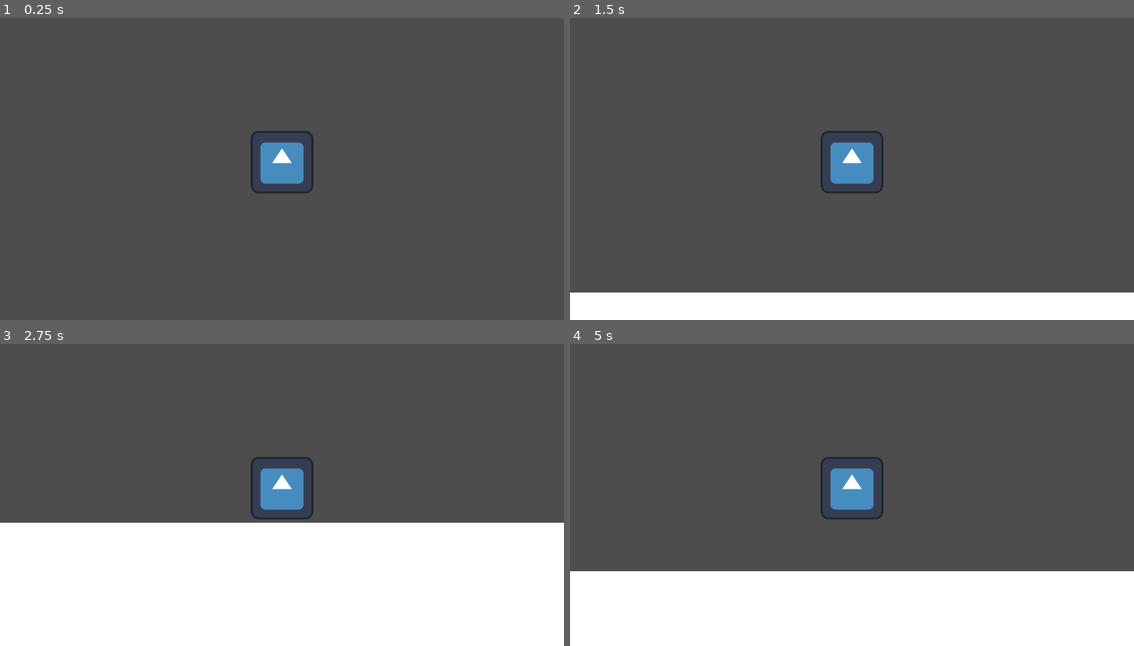
Above: before the commit, frames 1-4 (two rows, left to right).
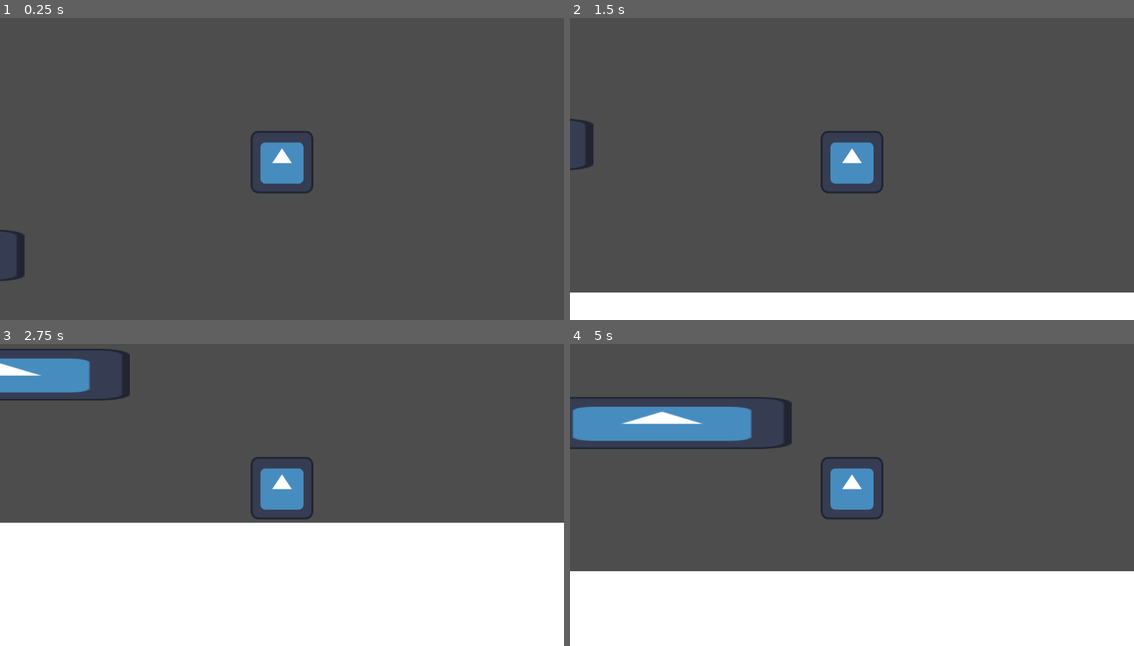
Above: after the commit, the same moments.

Repository: Geofoods/hungry-shark-evolution
Game: Godot game, scene res://scenes/level.tscn
Two runs of this game, one before a commit and one after it. Both use one fixed random seed, a clock stepped at 60 frames per second and the inputs below. The engine's default icon, where the game draws it, is replaced by a stand-in: a white triangle on a blue panel in a dark square.
Inputs:
- Up to frame 1 (0.25 s): no input
- Up to frame 2 (1.5 s): hold D (move_right) from 0.53 s (still down); tap W (jump) at 0.77 s
- Up to frame 3 (2.75 s): tap W (jump) at 1.52 s; release D (move_right) at 2.03 s; hold A (move_left) from 2.03 s (still down)
- Up to frame 4 (5 s): release A (move_left) at 2.78 s; hold D (move_right) 2.78-4.28 s; tap W (jump) at 3.02, 3.77, 4.52 s; hold A (move_left) from 4.28 s (still down)

The runs differ from the first frame. In frame 1, 0.3% of the frame differs, in the area x 0-5%, y 70-88%; in frame 2, 0.3%; in frame 3, 2.4%; in frame 4, 4.4%, in the area x 0-40%, y 17-35%.

Commit message:
add fishes

Diff:
--- /dev/null
+++ b/scenes/anglerfish.tscn
@@ -0,0 +1,19 @@
+[gd_scene format=3 uid="uid://dia5pu6wn6ehw"]
+
+[ext_resource type="Script" uid="uid://du1io74yy2imo" path="res://scripts/shark.gd" id="1_0p2wu"]
+[ext_resource type="Texture2D" uid="uid://ct2f5vt3w7urn" path="res://sprites/icon.svg" id="2_xtiy4"]
+
+[sub_resource type="RectangleShape2D" id="RectangleShape2D_v5iaq"]
+size = Vector2(524, 109)
+
+[node name="shark" type="CharacterBody2D" unique_id=2102375293]
+script = ExtResource("1_0p2wu")
+
+[node name="Icon" type="Sprite2D" parent="." unique_id=1348944412]
+position = Vector2(253, 53)
+scale = Vector2(4.140625, 0.828125)
+texture = ExtResource("2_xtiy4")
+
+[node name="CollisionShape2D" type="CollisionShape2D" parent="." unique_id=86543027]
+position = Vector2(252, 44.5)
+shape = SubResource("RectangleShape2D_v5iaq")
--- /dev/null
+++ b/scenes/first layer/jellyfish.tscn
@@ -0,0 +1,19 @@
+[gd_scene format=3 uid="uid://rsqkqgxu50of"]
+
+[ext_resource type="Script" uid="uid://du1io74yy2imo" path="res://scripts/shark.gd" id="1_52w0f"]
+[ext_resource type="Texture2D" uid="uid://ct2f5vt3w7urn" path="res://sprites/icon.svg" id="2_po3rc"]
+
+[sub_resource type="RectangleShape2D" id="RectangleShape2D_v5iaq"]
+size = Vector2(524, 109)
+
+[node name="shark" type="CharacterBody2D" unique_id=2102375293]
+script = ExtResource("1_52w0f")
+
+[node name="Icon" type="Sprite2D" parent="." unique_id=1348944412]
+position = Vector2(253, 53)
+scale = Vector2(4.140625, 0.828125)
+texture = ExtResource("2_po3rc")
+
+[node name="CollisionShape2D" type="CollisionShape2D" parent="." unique_id=86543027]
+position = Vector2(252, 44.5)
+shape = SubResource("RectangleShape2D_v5iaq")
--- a/scenes/level.tscn
+++ b/scenes/level.tscn
@@ -1,6 +1,7 @@
 [gd_scene format=3 uid="uid://cl81ca6hutgh8"]
 
 [ext_resource type="PackedScene" uid="uid://dtcw6bc0fitj" path="res://scenes/character_body_2d.tscn" id="1_2q6dc"]
+[ext_resource type="PackedScene" uid="uid://doa5ke4kj1oxm" path="res://scenes/shark.tscn" id="2_w7c3h"]
 
 [sub_resource type="RectangleShape2D" id="RectangleShape2D_u52ul"]
 size = Vector2(3506, 536)
@@ -22,3 +23,6 @@
 [node name="CollisionShape2D" type="CollisionShape2D" parent="ColorRect/StaticBody2D" unique_id=1825470782]
 position = Vector2(1743, 258)
 shape = SubResource("RectangleShape2D_u52ul")
+
+[node name="shark" parent="." unique_id=2102375293 instance=ExtResource("2_w7c3h")]
+position = Vector2(-1081, 169)
--- /dev/null
+++ b/scenes/pufferfish.tscn
@@ -0,0 +1,19 @@
+[gd_scene format=3 uid="uid://cwj0hqa0vkqmd"]
+
+[ext_resource type="Script" uid="uid://du1io74yy2imo" path="res://scripts/shark.gd" id="1_ry8r6"]
+[ext_resource type="Texture2D" uid="uid://ct2f5vt3w7urn" path="res://sprites/icon.svg" id="2_kn2uh"]
+
+[sub_resource type="RectangleShape2D" id="RectangleShape2D_v5iaq"]
+size = Vector2(524, 109)
+
+[node name="shark" type="CharacterBody2D" unique_id=2102375293]
+script = ExtResource("1_ry8r6")
+
+[node name="Icon" type="Sprite2D" parent="." unique_id=1348944412]
+position = Vector2(253, 53)
+scale = Vector2(4.140625, 0.828125)
+texture = ExtResource("2_kn2uh")
+
+[node name="CollisionShape2D" type="CollisionShape2D" parent="." unique_id=86543027]
+position = Vector2(252, 44.5)
+shape = SubResource("RectangleShape2D_v5iaq")
--- /dev/null
+++ b/scenes/shark.tscn
@@ -0,0 +1,19 @@
+[gd_scene format=3 uid="uid://doa5ke4kj1oxm"]
+
+[ext_resource type="Texture2D" uid="uid://ct2f5vt3w7urn" path="res://sprites/icon.svg" id="1_8l5qy"]
+[ext_resource type="Script" uid="uid://du1io74yy2imo" path="res://scripts/shark.gd" id="1_v5iaq"]
+
+[sub_resource type="RectangleShape2D" id="RectangleShape2D_v5iaq"]
+size = Vector2(524, 109)
+
+[node name="shark" type="CharacterBody2D" unique_id=2102375293]
+script = ExtResource("1_v5iaq")
+
+[node name="Icon" type="Sprite2D" parent="." unique_id=1348944412]
+position = Vector2(253, 53)
+scale = Vector2(4.140625, 0.828125)
+texture = ExtResource("1_8l5qy")
+
+[node name="CollisionShape2D" type="CollisionShape2D" parent="." unique_id=86543027]
+position = Vector2(252, 44.5)
+shape = SubResource("RectangleShape2D_v5iaq")
--- /dev/null
+++ b/scenes/stingray.tscn
@@ -0,0 +1,19 @@
+[gd_scene format=3 uid="uid://cinr1kg4y0nm7"]
+
+[ext_resource type="Script" uid="uid://du1io74yy2imo" path="res://scripts/shark.gd" id="1_sfpyh"]
+[ext_resource type="Texture2D" uid="uid://ct2f5vt3w7urn" path="res://sprites/icon.svg" id="2_cjqu5"]
+
+[sub_resource type="RectangleShape2D" id="RectangleShape2D_v5iaq"]
+size = Vector2(524, 109)
+
+[node name="shark" type="CharacterBody2D" unique_id=2102375293]
+script = ExtResource("1_sfpyh")
+
+[node name="Icon" type="Sprite2D" parent="." unique_id=1348944412]
+position = Vector2(253, 53)
+scale = Vector2(4.140625, 0.828125)
+texture = ExtResource("2_cjqu5")
+
+[node name="CollisionShape2D" type="CollisionShape2D" parent="." unique_id=86543027]
+position = Vector2(252, 44.5)
+shape = SubResource("RectangleShape2D_v5iaq")
--- /dev/null
+++ b/scripts/shark.gd
@@ -0,0 +1,16 @@
+extends CharacterBody2D
+
+@export var speed: float = 150.0
+
+var direction: int = 1  # 1 = right, -1 = left
+
+func _physics_process(delta):
+	# Move shark
+	velocity.x = direction * speed
+	velocity.y = 0
+
+	# Move and detect collisions
+	var collision = move_and_slide()
+	if is_on_wall():
+		direction *= -1
+		$Sprite.flip_h = direction < 0
Not shown, added: scripts/shark.gd.uid
